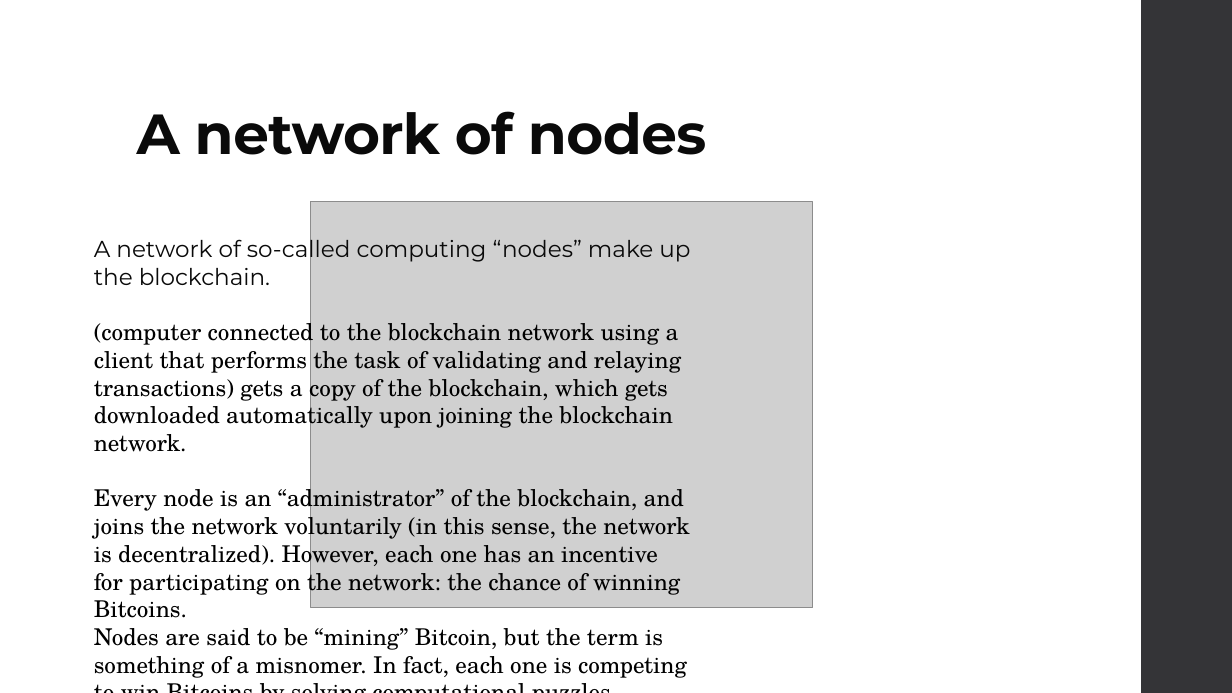
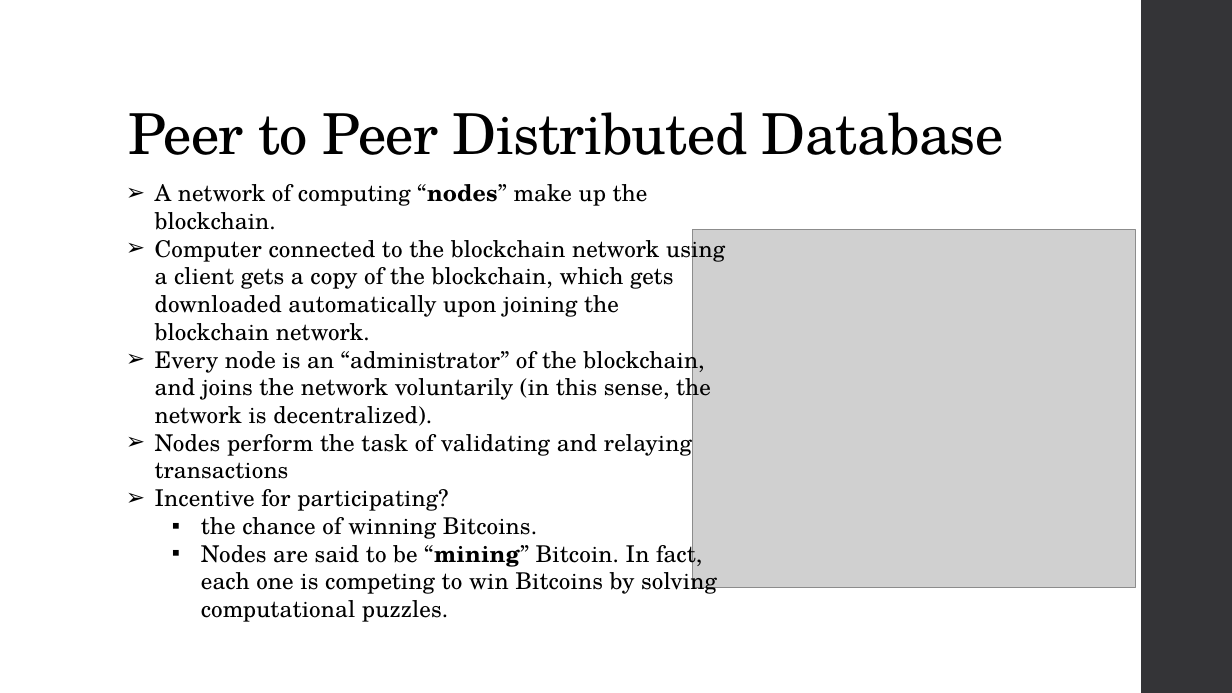
Before and after one commit to niravaga/CS-6650-BSDS-Assignment-3, a slide deck: slide 12 of BlockChain/BlockChain.pptx (slide 14 before the commit). Drawn at 1232x693 pixels with LibreOffice and Linux fonts; fonts in the diff are those of the drawing; grey boxes stand for pictures. Boxes give left, top, right and bottom in pixels: in the first picture for what was removed or moved away, otherwise in the second. Text is boxed around its words. In the diff, an @@ line names an element or a change of style, - is before the commit and + after.

```diff
--- a/BlockChain/BlockChain.pptx
+++ b/BlockChain/BlockChain.pptx
@@ title at <box>128,112,1004,155</box>: text changed; font Montserrat to TeX Gyre Schola; text colour #0A0A0A to #000000; bold off @@
-A network of nodes
+Peer to Peer Distributed Database
@@ text at <box>155,184,725,622</box>: text changed @@
-A network of so-called computing “nodes” make up the blockchain.
-(computer connected to the blockchain network using a client that performs the task of validating and relaying transactions) gets a copy of the blockchain, which gets downloaded automatically upon joining the blockchain network.
-Every node is an “administrator” of the blockchain, and joins the network voluntarily (in this sense, the network is decentralized). However, each one has an incentive for participating on the network: the chance of winning Bitcoins.
-Nodes are said to be “mining” Bitcoin, but the term is something of a misnomer. In fact, each one is competing to win Bitcoins by solving computational puzzles.
+➢ A network of computing “nodes” make up the blockchain.
+➢ Computer connected to the blockchain network using a client gets a copy of the blockchain, which gets downloaded automatically upon joining the blockchain network.
+➢ Every node is an “administrator” of the blockchain, and joins the network voluntarily (in this sense, the network is decentralized).
+➢ Nodes perform the task of validating and relaying transactions
+➢ Incentive for participating?
+  ▪ the chance of winning Bitcoins.
+  ▪ Nodes are said to be “mining” Bitcoin. In fact, each one is competing to win Bitcoins by solving computational puzzles.
@@ picture: place and size @@
-picture at <box>311,201,813,608</box>
+picture at <box>693,230,1136,588</box>
```
Also in this commit, not shown: 5 other slides changed, 17 slides added.
